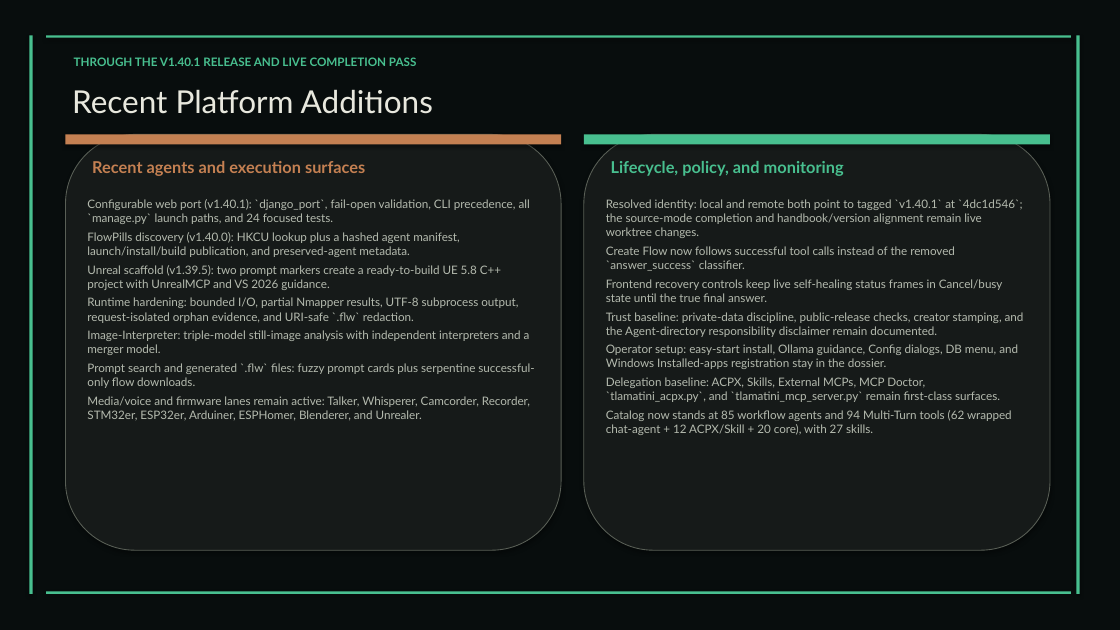
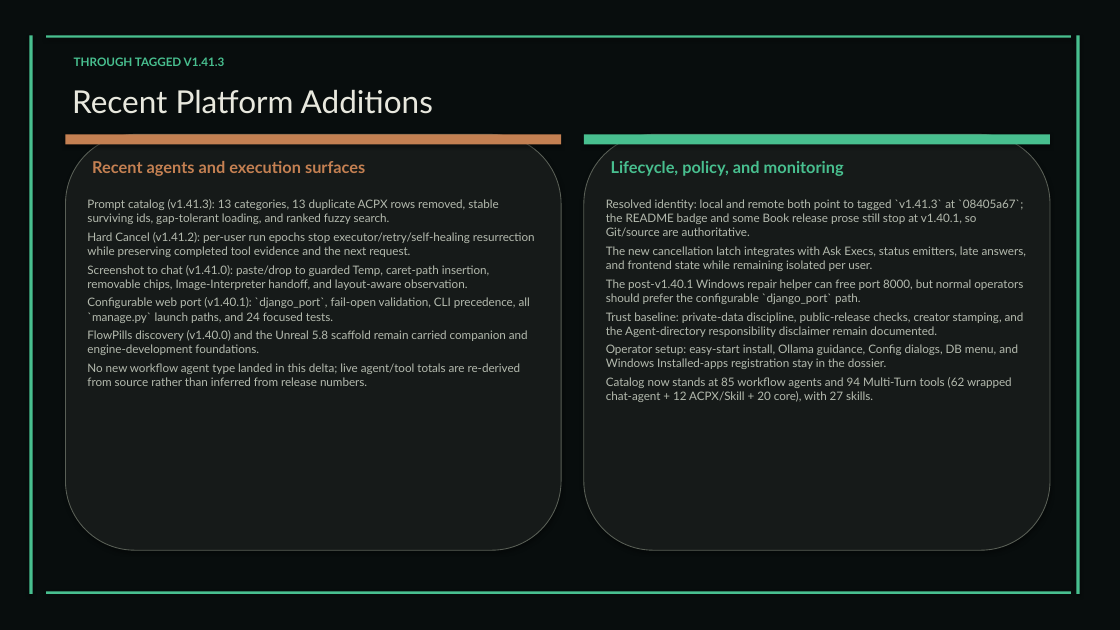
Before and after one commit to XAIHT/Tlamatini, a slide deck: slide 100 of Tlamatini_eXtended_Artificial_Intelligence_Humanly_Tempered.pptx (slide 93 before the commit). Drawn at 1120x630 pixels with LibreOffice and Linux fonts; fonts in the diff are those of the drawing. Boxes give left, top, right and bottom in pixels: in the first picture for what was removed or moved away, otherwise in the second. Text is boxed around its words. In the diff, an @@ line names an element or a change of style, - is before the commit and + after.

Commit message:
Updating visual doccumentation, by Tlamatini's-AutoBot.

```diff
--- a/Tlamatini_eXtended_Artificial_Intelligence_Humanly_Tempered.pptx
+++ b/Tlamatini_eXtended_Artificial_Intelligence_Humanly_Tempered.pptx
@@ text at box(74, 57, 225, 66): text changed @@
-THROUGH THE V1.40.1 RELEASE AND LIVE COMPLETION PASS
+THROUGH TAGGED V1.41.3
@@ text at box(87, 199, 535, 290): paragraphs added @@
+Prompt catalog (v1.41.3): 13 categories, 13 duplicate ACPX rows removed, stable surviving ids, gap-tolerant loading, and ranked fuzzy search.
+Hard Cancel (v1.41.2): per-user run epochs stop executor/retry/self-healing resurrection while preserving completed tool evidence and the next request.
+Screenshot to chat (v1.41.0): paste/drop to guarded Temp, caret-path insertion, removable chips, Image-Interpreter handoff, and layout-aware observation.
@@ text at box(606, 199, 1026, 304): text changed @@
-Resolved identity: local and remote both point to tagged `v1.40.1` at `4dc1d546`; the source-mode completion and handbook/version alignment remain live worktree changes.
-Create Flow now follows successful tool calls instead of the removed `answer_success` classifier.
-Frontend recovery controls keep live self-healing status frames in Cancel/busy state until the true final answer.
+Resolved identity: local and remote both point to tagged `v1.41.3` at `08405a67`; the README badge and some Book release prose still stop at v1.40.1, so Git/source are authoritative.
+The new cancellation latch integrates with Ask Execs, status emitters, late answers, and frontend state while remaining isolated per user.
+The post-v1.40.1 Windows repair helper can free port 8000, but normal operators should prefer the configurable `django_port` path.
@@ text at box(87, 330, 528, 386): text changed @@
-FlowPills discovery (v1.40.0): HKCU lookup plus a hashed agent manifest, launch/install/build publication, and preserved-agent metadata.
-Unreal scaffold (v1.39.5): two prompt markers create a ready-to-build UE 5.8 C++ project with UnrealMCP and VS 2026 guidance.
-Runtime hardening: bounded I/O, partial Nmapper results, UTF-8 subprocess output, request-isolated orphan evidence, and URI-safe `.flw` redaction.
-Image-Interpreter: triple-model still-image analysis with independent interpreters and a merger model.
-Prompt search and generated `.flw` files: fuzzy prompt cards plus serpentine successful-only flow downloads.
-Media/voice and firmware lanes remain active: Talker, Whisperer, Camcorder, Recorder, STM32er, ESP32er, Arduiner, ESPHomer, Blenderer, and Unrealer.
+FlowPills discovery (v1.40.0) and the Unreal 5.8 scaffold remain carried companion and engine-development foundations.
+No new workflow agent type landed in this delta; live agent/tool totals are re-derived from source rather than inferred from release numbers.
@@ text at box(606, 377, 1000, 402): paragraph removed @@
-Delegation baseline: ACPX, Skills, External MCPs, MCP Doctor, `tlamatini_acpx.py`, and `tlamatini_mcp_server.py` remain first-class surfaces.
```
Also in this commit, not shown: 55 other slides changed, 9 slides added, 1 slide removed, 2 other files.
